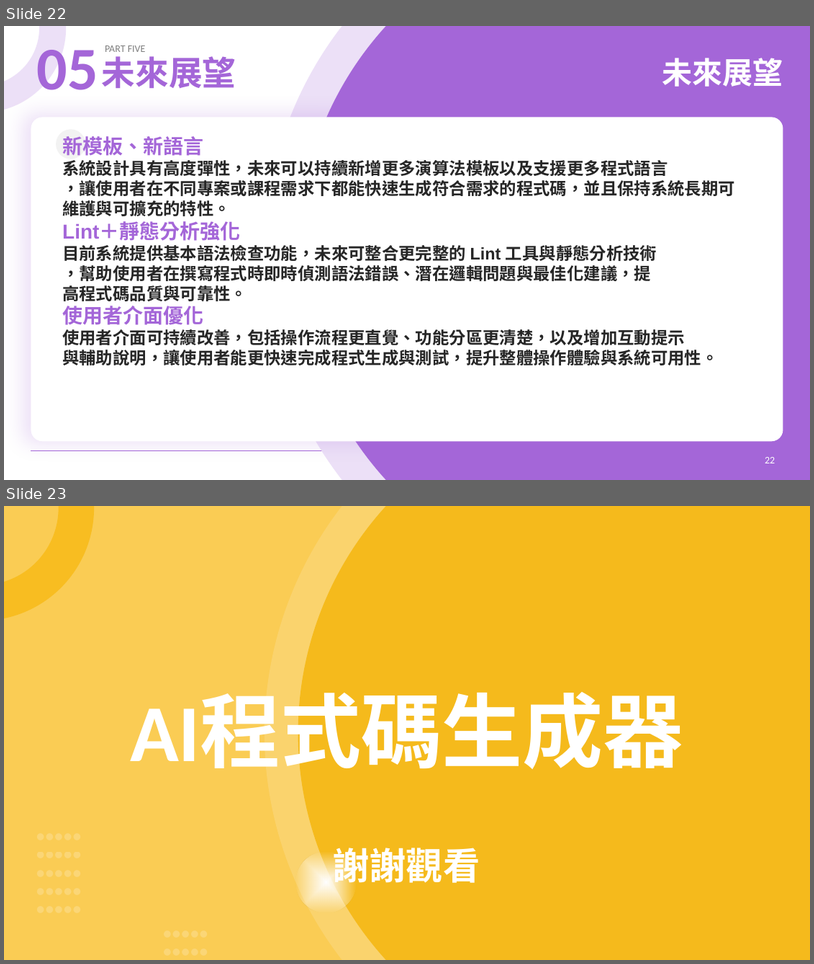
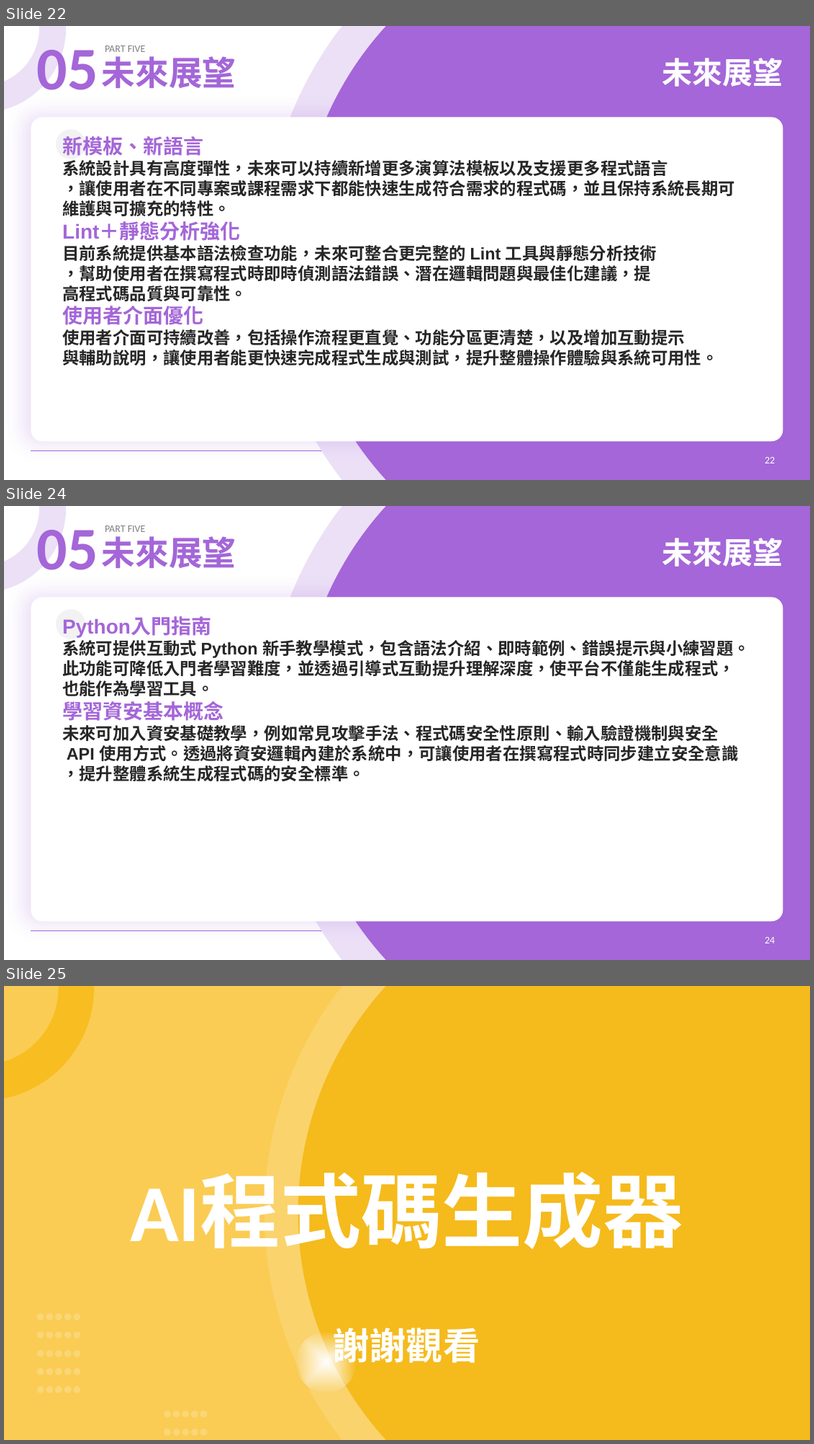
Before and after one commit to oscar940917/Smart-innovation-platform, a slide deck: 智慧創新平台/成果/智慧創新平台專題報告.pptx. Shown one above the other, each under a label of ours: slides 22 and 23 before the commit, slides 22, 24 and 25 after it; the slides between them are not shown. The pictures are 814x964 and 814x1444 pixels, drawn with LibreOffice and Linux fonts; fonts in the diff are those of the drawing; background and template pictures are left out. Boxes give left, top, right and bottom in pixels: in the first picture for what was removed or moved away, otherwise in the second. Text is boxed around its words. In the diff, an @@ line names an element or a change of style, - is before the commit and + after.

```diff
--- a/智慧創新平台/成果/智慧創新平台專題報告.pptx
+++ b/智慧創新平台/成果/智慧創新平台專題報告.pptx
@@ slide 24 added at [4, 506, 810, 960], background #FFFFFF; not listed: 9 template elements that a slide beside it also shows @@
@@ text added at [662, 538, 783, 566], 36 pt, text #FFFFFF, bold @@
+未來展望
@@ ellipse added at [56, 610, 85, 639], fill #F2F2F2 @@
@@ text added at [62, 618, 751, 781], 20 pt, text #262626, bold @@
+Python入門指南
+系統可提供互動式 Python 新手教學模式，包含語法介紹、即時範例、錯誤提示與小練習題。
+此功能可降低入門者學習難度，並透過引導式互動提升理解深度，使平台不僅能生成程式，
+也能作為學習工具。
+學習資安基本概念
+未來可加入資安基礎教學，例如常見攻擊手法、程式碼安全性原則、輸入驗證機制與安全
+API 使用方式。透過將資安邏輯內建於系統中，可讓使用者在撰寫程式時同步建立安全意識
+，提升整體系統生成程式碼的安全標準。
@@ what was slide 23 is now slide 25 @@
```
Also in this commit, not shown: 1 other slide added.
